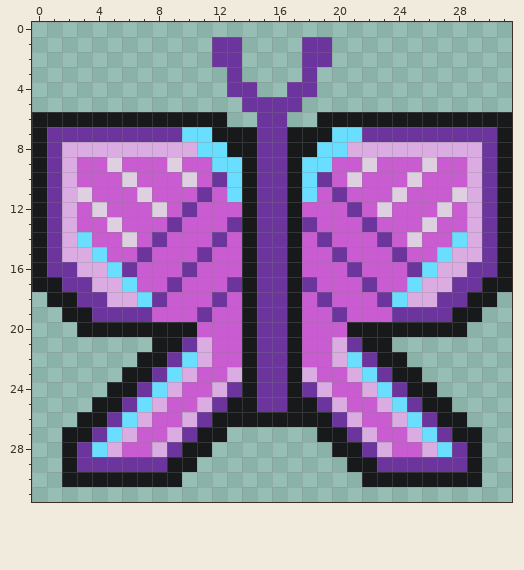
One commit to this pixel-art sprite: src/assets/sprites/powerup/butterfly1.png. That is the earlier state.
The file is 32x32 pixels.
And afterwards:
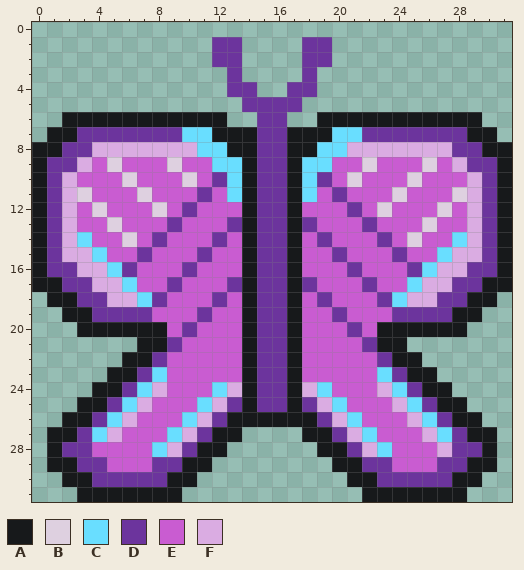
Palette (. is transparent): A #17191b  B #ded0e0  C #69deff  D #6c349d  E #c95cd1  F #daace2
The exact change:
@@ x 0..31 @@
  5 ..............DDDD..............
- 6 AAAAAAAAAAAAA..DD..AAAAAAAAAAAAA
- 7 ADDDDDDDDDCCAAADDAAACCDDDDDDDDDA
- 8 ADFFFFFFFFFCCAADDAACCFFFFFFFFFDA
- 9 ADFEEBEEEBEECCADDACCEEBEEEBEEFDA
+ 6 ..AAAAAAAAAAA..DD..AAAAAAAAAAA..
+ 7 .AADDDDDDDCCAAADDAAACCDDDDDDDAA.
+ 8 AADDFFFFFFFCCAADDAACCFFFFFFFDDAA
+ 9 ADDFEBEEEBEECCADDACCEEBEEEBEFDDA
 10 ADFEEEBEEEBEDCADDACDEBEEEBEEEFDA
@@ x 0..31 @@
 19 ..AADDDDEEEDEEADDAEEDEEEDDDDAA..
-20 ...AAAAAAAAEEEADDAEEEAAAAAAAA...
-21 ........AADFEEADDAEEFDAA........
-22 .......AADCFEEADDAEEFCDAA.......
-23 ......AADCFEEFADDAFEEFCDAA......
-24 .....AADCFEEFDADDADFEEFCDAA.....
-25 ....AADCFEEFDAADDAADFEEFCDAA....
-26 ...AADCFEEFDAAAAAAAADFEEFCDAA...
-27 ..AADCFEEFDAA......AADFEEFCDAA..
-28 ..ADCFEEFDAA........AADFEEFCDA..
-29 ..ADDDDDDAA..........AADDDDDDA..
-30 ..AAAAAAAA............AAAAAAAA..
-31 ................................
+20 ...AAAAAAEDEEEADDAEEEDEAAAAAA...
+21 .......AADEEEEADDAEEEEDAA.......
+22 ......AADEEEEEADDAEEEEEDAA......
+23 .....AADCEEEEEADDAEEEEECDAA.....
+24 ....AADCFEEECFADDAFCEEEFCDAA....
+25 ...AADCFEEECFDADDADFCEEEFCDAA...
+26 ..AADCFEEECFDAAAAAADFCEEEFCDAA..
+27 .AADCFEEECFDAA....AADFCEEEFCDAA.
+28 .ADDEEEECFDAA......AADFCEEEFDDA.
+29 .AADDEEEDDAA........AADDEEEDDAA.
+30 ..AADDDDDAA..........AADDDDDAA..
+31 ...AAAAAAA............AAAAAAA...
Where, in picture pixels (left, top, right, bottom), the same in both pictures:
changed: (32, 112, 92, 172)
changed: (452, 112, 512, 172)
changed: (47, 322, 242, 502)
changed: (302, 322, 497, 502)
